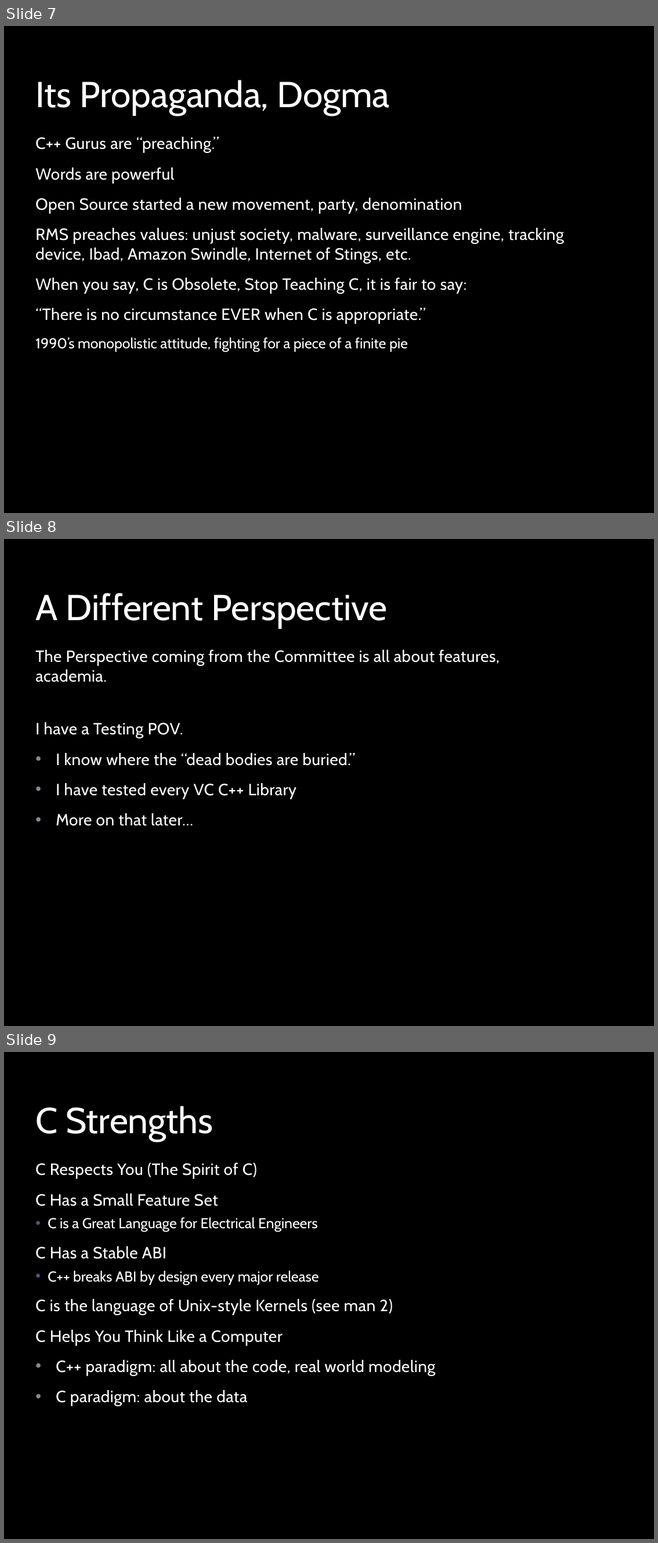
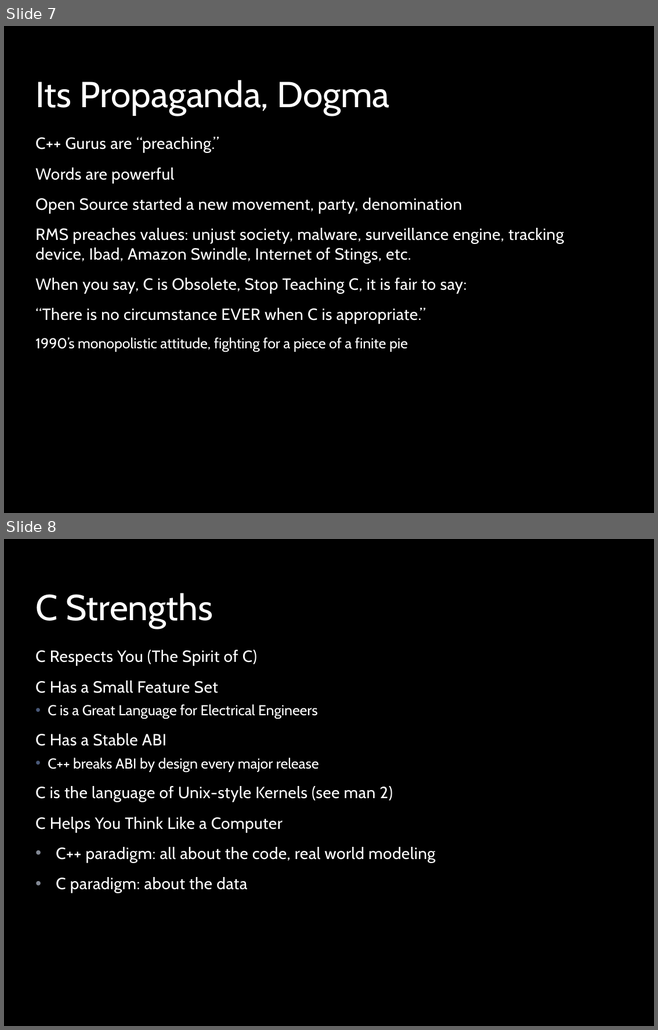
Before and after one commit to stevemac321/whyc, a slide deck: whyc.pptx. Shown one above the other, each under a label of ours: slides 7, 8 and 9 before the commit, slides 7 and 8 after it. The pictures are 658x1543 and 658x1030 pixels, drawn with LibreOffice and Linux fonts; fonts in the diff are those of the drawing; background and template pictures are left out. Boxes give left, top, right and bottom in pixels: in the first picture for what was removed or moved away, otherwise in the second. Text is boxed around its words. In the diff, an @@ line names an element or a change of style, - is before the commit and + after.

```diff
--- a/whyc.pptx
+++ b/whyc.pptx
@@ slide 8 removed at [4,539,654,1026], background picture (left out); not listed: 1 template element that a slide beside it also shows @@
@@ title removed at [35,593,387,629] @@
-A Different Perspective
@@ text removed at [35,650,499,826] @@
-The Perspective coming from the Committee is all about features, academia.
-I have a Testing POV.
-• I know where the “dead bodies are buried.”
-• I have tested every VC C++ Library
-• More on that later…
@@ what was slide 9 is now slide 8 @@
```
Also in this commit, not shown: 1 slide added, 1 other slide removed.
